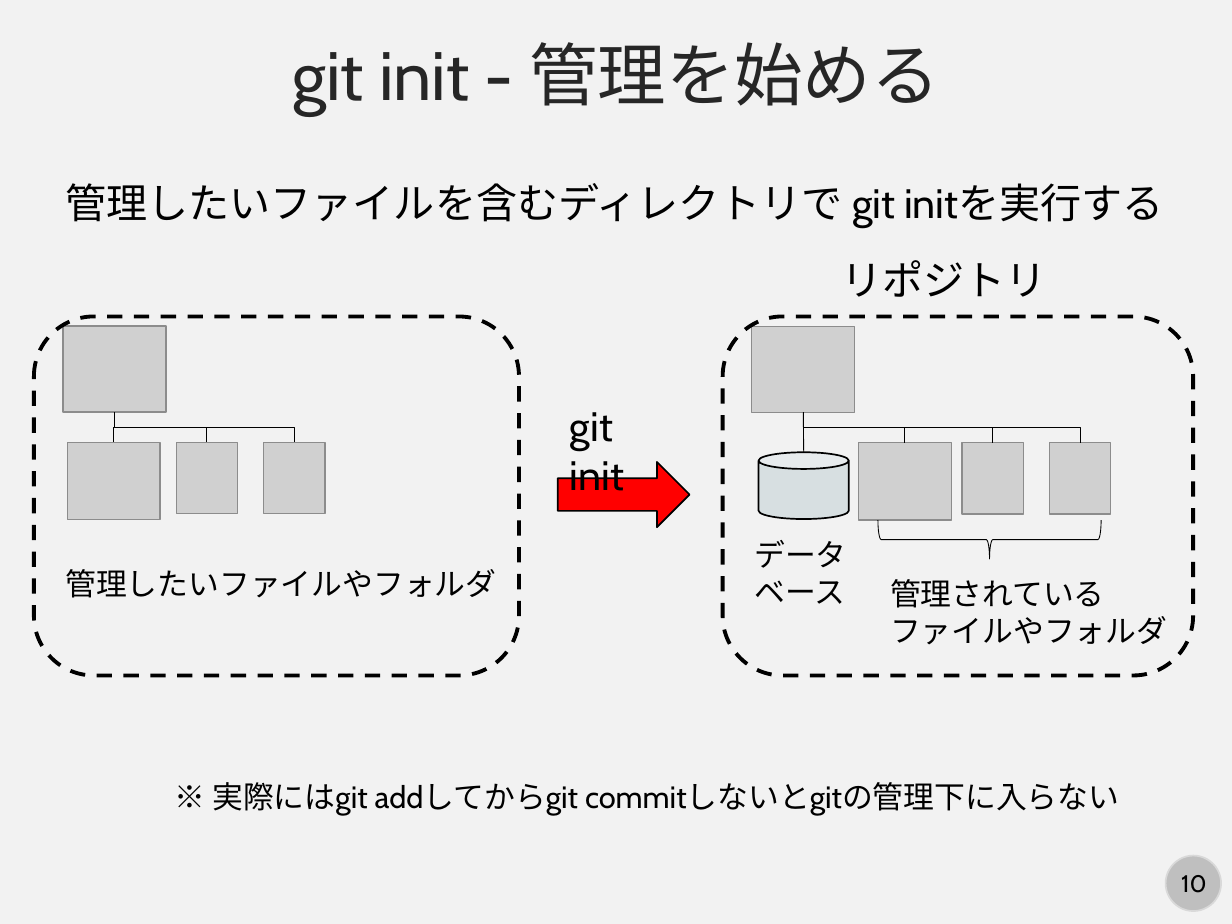
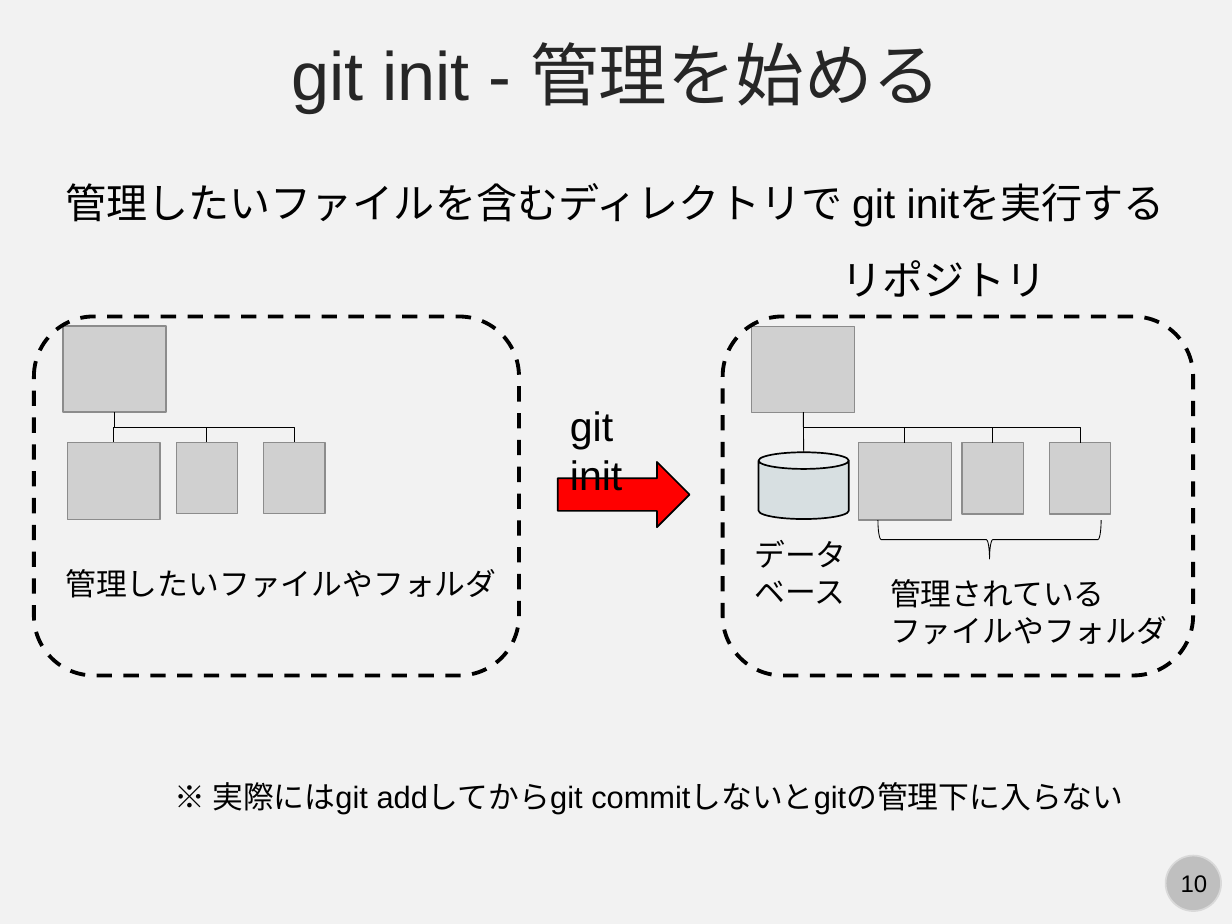
Before and after one commit to kaityo256/lab_startup, a slide deck: slide 10 of git/fig/start_git.pptx. Drawn at 1232x924 pixels with LibreOffice and Linux fonts; fonts in the diff are those of the drawing; grey boxes stand for pictures. Boxes give left, top, right and bottom in pixels: in the first picture for what was removed or moved away, otherwise in the second. Text is boxed around its words. In the diff, an @@ line names an element or a change of style, - is before the commit and + after.

```diff
--- a/git/fig/start_git.pptx
+++ b/git/fig/start_git.pptx
@@ font Cabin to Arial in 5 elements at bbox=[291, 42, 941, 112], bbox=[65, 183, 1165, 226], bbox=[570, 411, 622, 491], bbox=[212, 782, 1123, 815], bbox=[1181, 875, 1208, 892] @@
```
Also in this commit, not shown: 46 other slides changed, 1 other file.
